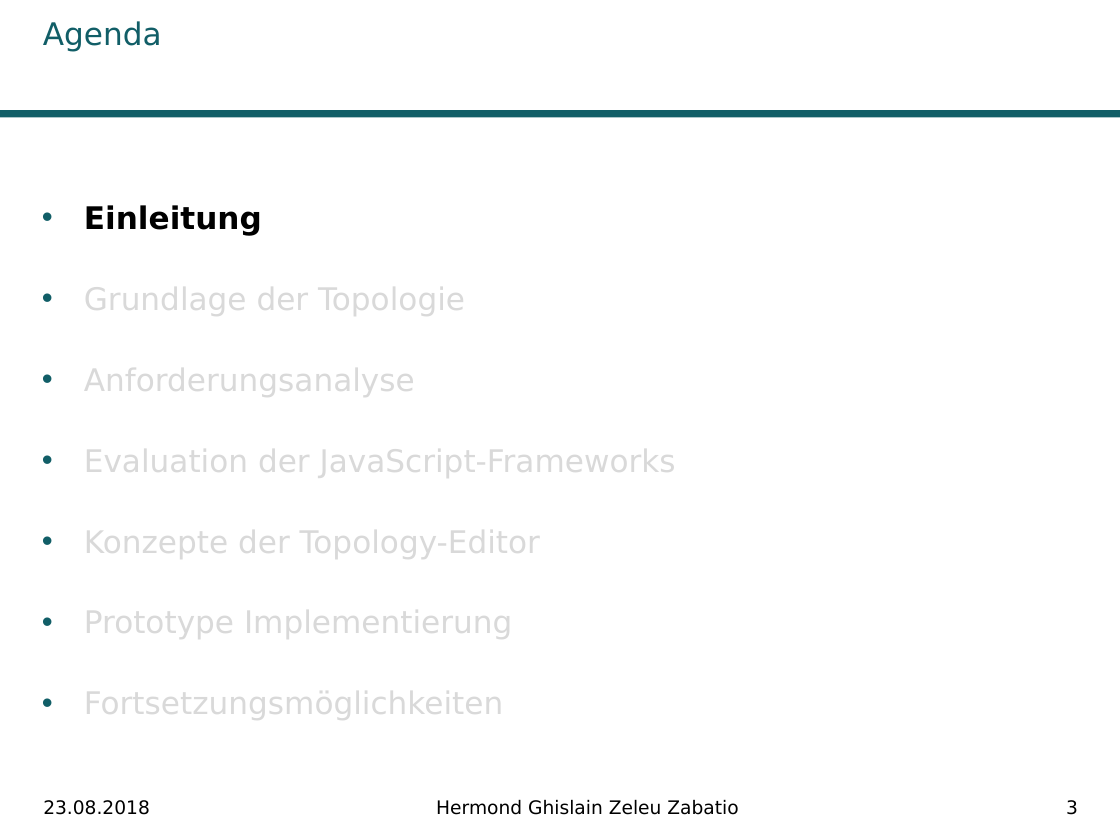
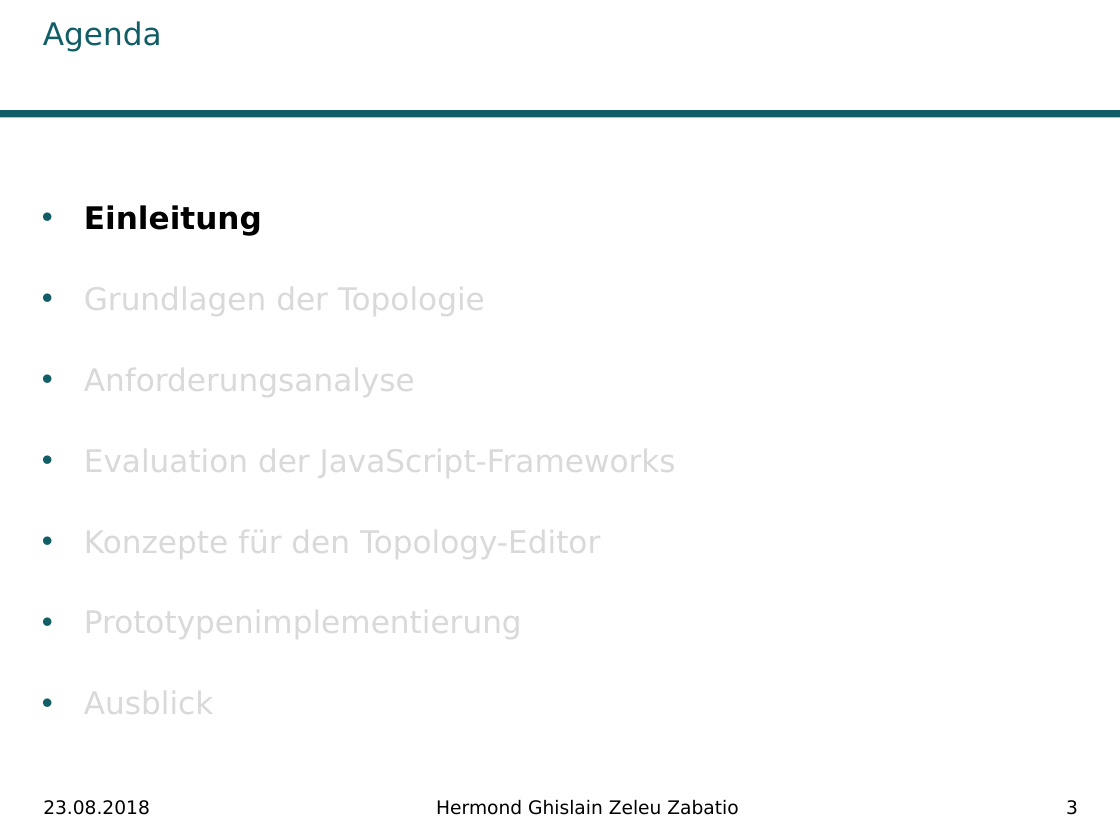
Before and after one commit to Ghislain1/zoe-fb-app, a slide deck: slide 3 of Master-Abschluss.pptx. Drawn at 1120x840 pixels with LibreOffice and Linux fonts; fonts in the diff are those of the drawing; background and template pictures are left out. Boxes give left, top, right and bottom in pixels: in the first picture for what was removed or moved away, otherwise in the second. Text is boxed around its words. In the diff, an @@ line names an element or a change of style, - is before the commit and + after.

```diff
--- a/Master-Abschluss.pptx
+++ b/Master-Abschluss.pptx
@@ text at (84,281,485,317): text changed @@
-• Grundlage der Topologie
+• Grundlagen der Topologie
@@ text at (84,524,600,722): text changed @@
-• Konzepte der Topology-Editor
-• Prototype Implementierung
-• Fortsetzungsmöglichkeiten
+• Konzepte für den Topology-Editor
+• Prototypenimplementierung
+• Ausblick
```
Also in this commit, not shown: 22 other slides changed.
